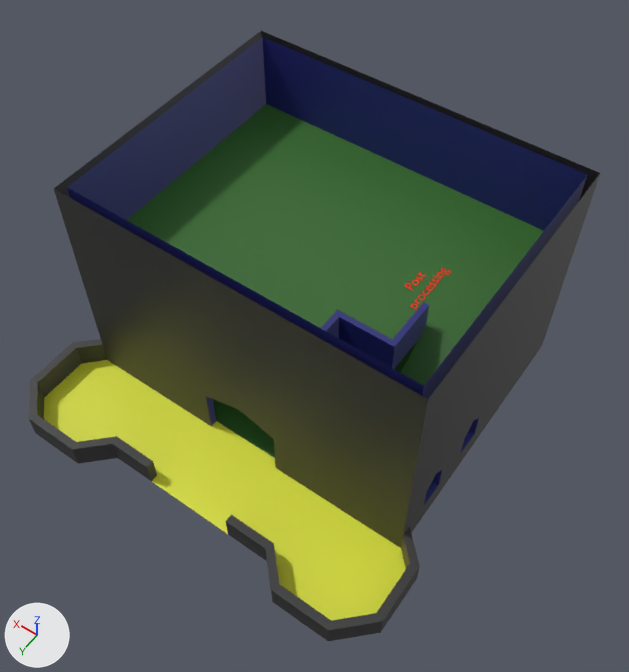
The Blender file Assets/Models/ShaderCastle/TexturesAndColor.blend, before and after one commit.
The view is the same before and after, from a 50 mm camera at (-9.2, 22.2, 30.7) aimed at (2.0, 6.5, 6.0). Arrows for +X, +Y and +Z are at lower left; the lights stay in place. The older version comes first.

Script lines for the objects in view, before the commit:
```python
me_plane_004 = bpy.data.meshes.new('Plane.004')
me_plane_004.from_pydata(...)  # 154 vertices, 103 faces; spans x -4.3..9.8, y -0.8..10.3, z -0.3..3.0
# faces by material slot: [46, 52, 5]
me_plane_004.materials.append(mat_wall_outside)  # dark grey #333333
me_plane_004.materials.append(mat_wall_inside)  # dark blue #282b7a
me_plane_004.materials.append(mat_floor_inside)  # dark green #346a2a
me_plane_005 = bpy.data.meshes.new('Plane.005')
me_plane_005.from_pydata(...)  # 98 vertices, 63 faces; spans x -4.3..9.5, y -0.5..10.3, z -0.3..3.0
# faces by material slot: [12, 46, 5]
me_plane_005.materials.append(mat_wall_outside)  # dark grey #333333
me_plane_005.materials.append(mat_wall_inside)  # dark blue #282b7a
me_plane_005.materials.append(mat_floor_inside)  # dark green #346a2a
me_plane_007 = bpy.data.meshes.new('Plane.007')
me_plane_007.from_pydata(...)  # 473 vertices, 338 faces, 2 loose edges; spans x -5.3..10.3, y -0.8..14.3, z 1.5..6.0
# faces by material slot: [132, 197, 7, 2]
me_plane_007.materials.append(mat_wall_outside)  # dark grey #333333
me_plane_007.materials.append(mat_wall_inside)  # dark blue #282b7a
me_plane_007.materials.append(mat_floor_inside)  # dark green #346a2a
me_plane_007.materials.append(mat_floor_outside)  # yellow #e1e738
ob_floor__1__col_1 = bpy.data.objects.new('Floor +1 -col', me_plane_007)
ob_floor__1__col_1.location = (0.0, 0.0, 0.0)
ob_floor__2__col = bpy.data.objects.new('Floor +2 -col', me_plane_004)
ob_floor__2__col.location = (0.0, 0.0, 6.0)
ob_floor__3__col = bpy.data.objects.new('Floor +3 -col', me_plane_005)
ob_floor__3__col.location = (0.0, 0.0, 9.0)
```
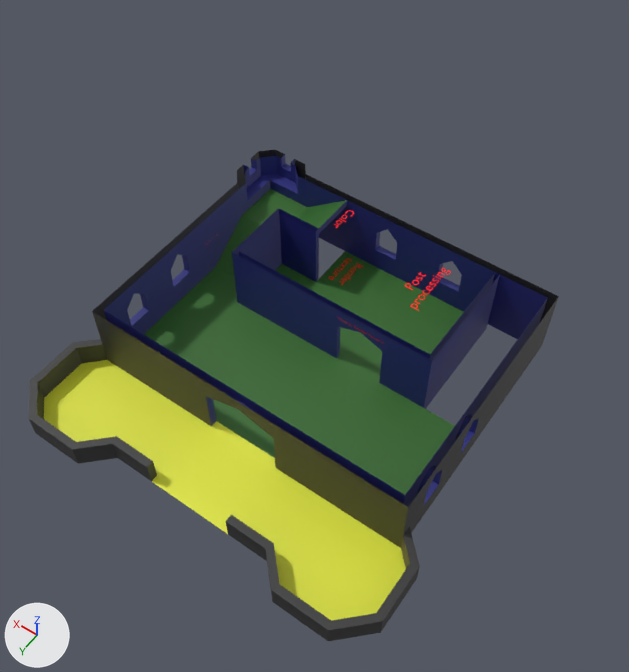
Edits to the scene script, one JSON object a line:
```json
{"op": "add", "block": "ob_floor__2__col", "code": "ob_floor__2__col.hide_set(True)"}
{"op": "add", "block": "ob_floor__3__col", "code": "ob_floor__3__col.hide_set(True)"}
```

Where the change shows, as pixel boxes [x1, y1, x2, y2] in the pictures (629 x 672 px):
```json
{"object": "Floor +3 -col", "change": "hidden", "before": [54, 31, 600, 458]}
{"object": "Floor +2 -col", "change": "hidden", "before": [75, 240, 578, 507]}
```
